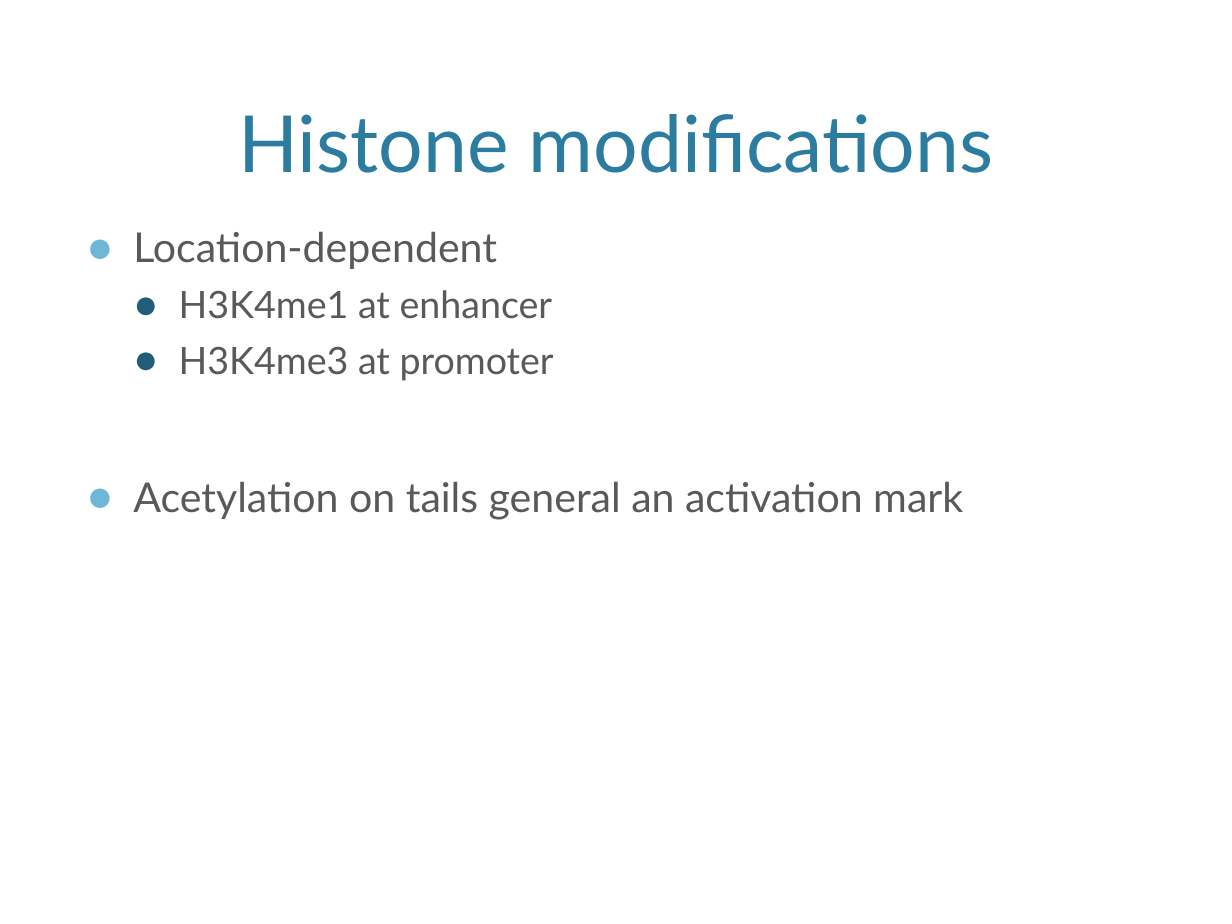
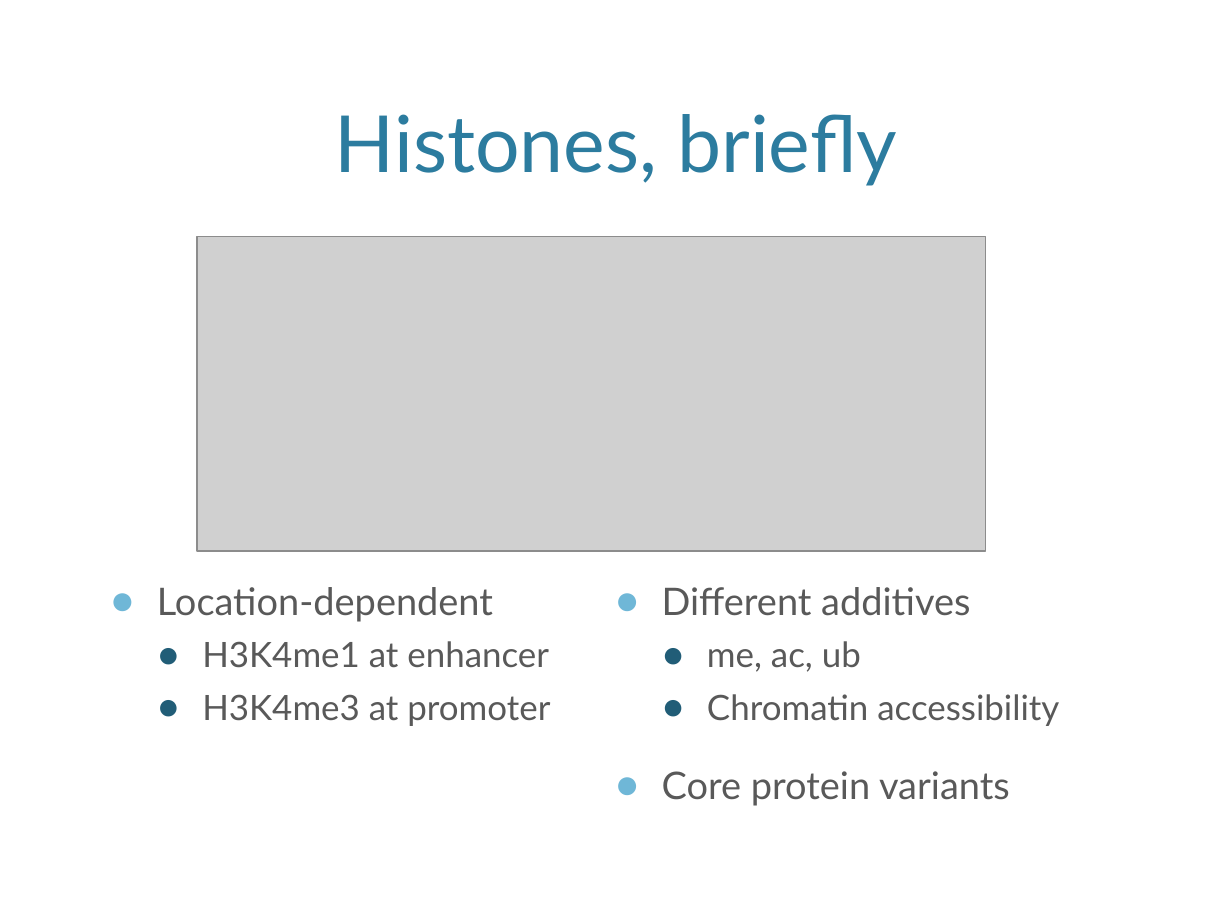
Before and after one commit to vreuter/jekeal, a slide deck: slide 6 of KipnisLabMeeting_2017-03-13.pptx (slide 10 before the commit). Drawn at 1232x924 pixels with LibreOffice and Linux fonts; fonts in the diff are those of the drawing; grey boxes stand for pictures; background and template pictures are left out. Boxes give left, top, right and bottom in pixels: in the first picture for what was removed or moved away, otherwise in the second. Text is boxed around its words. In the diff, an @@ line names an element or a change of style, - is before the commit and + after.

```diff
--- a/KipnisLabMeeting_2017-03-13.pptx
+++ b/KipnisLabMeeting_2017-03-13.pptx
@@ title at box(335, 114, 897, 186): text changed @@
-Histone modifications
+Histones, briefly
@@ picture added at box(197, 237, 986, 552) @@
@@ text "Location-dependent": place and size @@
-text "Location-dependent" at box(133, 231, 963, 520)
+text "Location-dependent" at box(157, 587, 1059, 806)
@@ text "Location-dependent" at box(157, 587, 1059, 806): columns 1 to 2 @@
@@ text at box(157, 587, 550, 726): size 24 to 22.2 pt in "Location-dependent"; size 22 to 20.4 pt in "H3K4me1 at enhancer", "H3K4me3 at promoter" @@
@@ text at box(662, 587, 1059, 806): text changed; size 24 to 22.2 pt @@
-● Acetylation on tails general an activation mark
+● Different additives
+  ● me, ac, ub
+  ● Chromatin accessibility
+● Core protein variants
```
Also in this commit, not shown: 4 other slides changed, 4 slides added, 3 slides removed, 1 other file.
